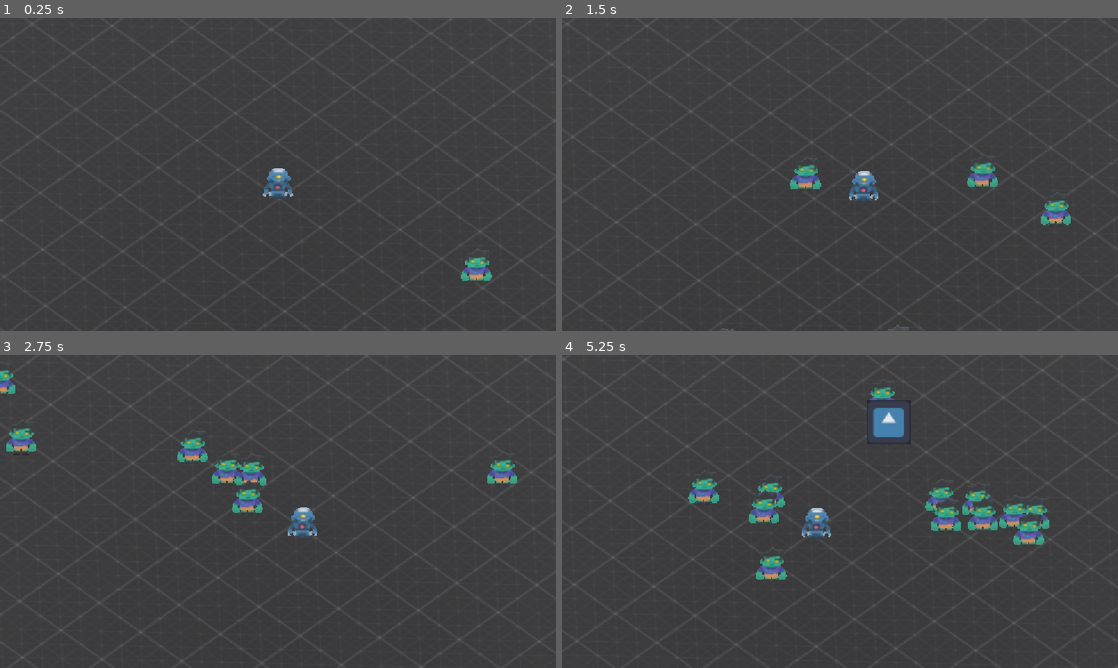
Above: before the commit, frames 1-4 (two rows, left to right).
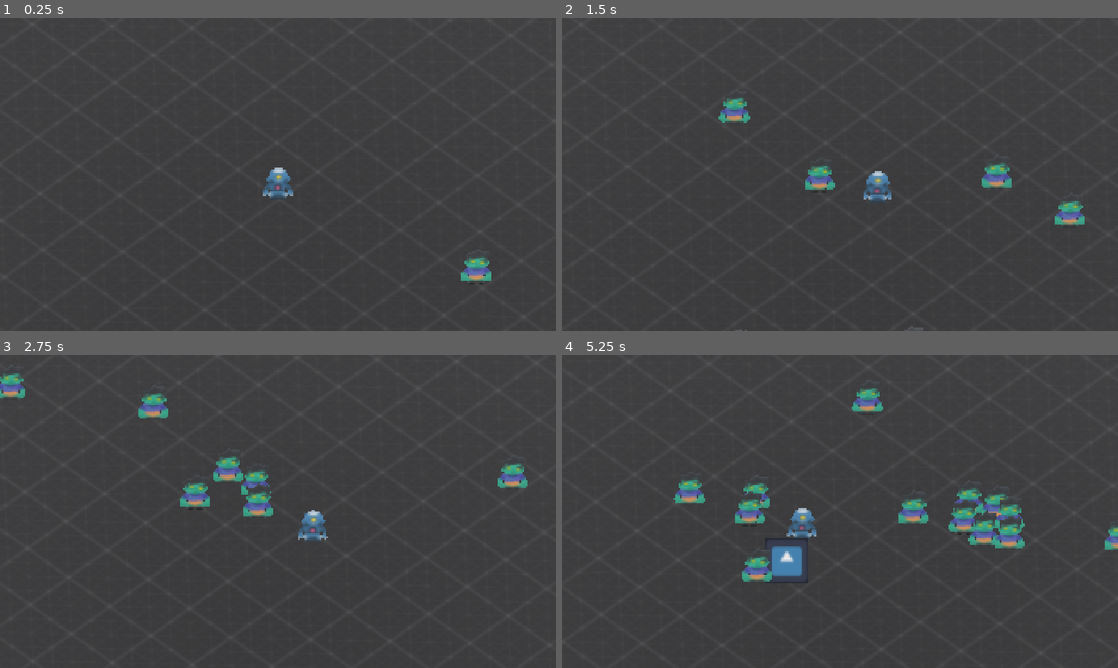
Above: after the commit, the same moments.

Repository: Ollenat/DontFallForTheBugs
Game: Godot game, scene res://scenes/test.tscn
Same seed, same stepped clock (60 frames per second), same inputs: the game is played once before the commit and once after it. This scene is started directly instead of the project's main scene. The engine's default icon, where the game draws it, is replaced by a stand-in: a white triangle on a blue panel in a dark square.
Inputs:
- Up to frame 1 (0.25 s): no input
- Up to frame 2 (1.5 s): hold D (move_right) 0.53-1.28 s; hold S (move_down) from 1.28 s (still down)
- Up to frame 3 (2.75 s): release S (move_down) at 2.03 s; hold D (move_right) from 2.03 s (still down)
- Up to frame 4 (5.25 s): release D (move_right) at 2.78 s; hold W (move_up) 2.78-3.53 s; hold A (move_left) 3.53-5.03 s; hold S (move_down) from 5.03 s (still down)

The runs differ from the first frame. In frame 1, 0.2% of the frame differs, in the area x 47-89%, y 47-85%; in frame 2, 2.5%; in frame 3, 3.8%; in frame 4, 6.6%, in the area x 0-100%, y 0-100%.

Commit message:
Moved movement into a component and out of player

Diff:
--- a/project.godot
+++ b/project.godot
@@ -17,8 +17,9 @@
 
 [display]
 
+window/size/viewport_width=1920
+window/size/viewport_height=1080
 window/stretch/mode="canvas_items"
-window/stretch/aspect="expand"
 window/vsync/vsync_mode=0
 
 [dotnet]
--- a/scenes/player.tscn
+++ b/scenes/player.tscn
@@ -2,6 +2,10 @@
 
 [ext_resource type="Script" uid="uid://17k8enhf6tui" path="res://scripts/player.gd" id="1_g2els"]
 [ext_resource type="Material" uid="uid://ba5hc5c6roymc" path="res://materials/PlayerMaterial.tres" id="2_g2els"]
+[ext_resource type="Script" uid="uid://b0gsvjudddas2" path="res://scripts/Components/ClosestEntityComponent.gd" id="3_tuyoq"]
+[ext_resource type="Script" uid="uid://cdluj7yafnmrg" path="res://scripts/Components/AutoFireComponent.gd" id="4_fjrip"]
+[ext_resource type="PackedScene" uid="uid://dfuhg62lmdh0c" path="res://scenes/straight_projectile.tscn" id="5_tuyoq"]
+[ext_resource type="Script" uid="uid://c326gf7jxfjtd" path="res://scripts/Components/MovementComponent.gd" id="6_tuyoq"]
 
 [sub_resource type="QuadMesh" id="QuadMesh_ksfn8"]
 material = ExtResource("2_g2els")
@@ -9,6 +13,9 @@
 [sub_resource type="CapsuleShape3D" id="CapsuleShape3D_qnpof"]
 radius = 0.26416016
 height = 0.6963501
+
+[sub_resource type="SphereShape3D" id="SphereShape3D_dqkch"]
+radius = 6.549458
 
 [node name="Player" type="CharacterBody3D" unique_id=1322533949]
 script = ExtResource("1_g2els")
@@ -20,3 +27,24 @@
 [node name="CollisionShape3D" type="CollisionShape3D" parent="." unique_id=2056103626]
 transform = Transform3D(1, 0, 0, 0, 1, 0, 0, 0, 1, 0, 0.41776145, 0)
 shape = SubResource("CapsuleShape3D_qnpof")
+
+[node name="ClosestEntityComponent" type="Area3D" parent="." unique_id=1160266600]
+transform = Transform3D(1, 0, 0, 0, 1, 0, 0, 0, 1, 0, 0.41776145, 0)
+collision_layer = 0
+collision_mask = 8
+script = ExtResource("3_tuyoq")
+metadata/_custom_type_script = "uid://b0gsvjudddas2"
+
+[node name="CollisionShape3D" type="CollisionShape3D" parent="ClosestEntityComponent" unique_id=286368150]
+shape = SubResource("SphereShape3D_dqkch")
+
+[node name="AutoFireComponent" type="Node3D" parent="." unique_id=1065253758 node_paths=PackedStringArray("closest_entity_component")]
+script = ExtResource("4_fjrip")
+projectile_scene = ExtResource("5_tuyoq")
+closest_entity_component = NodePath("../ClosestEntityComponent")
+metadata/_custom_type_script = "uid://cdluj7yafnmrg"
+
+[node name="MovementComponent" type="Node" parent="." unique_id=1771126397 node_paths=PackedStringArray("body")]
+script = ExtResource("6_tuyoq")
+body = NodePath("..")
+metadata/_custom_type_script = "uid://c326gf7jxfjtd"
--- a/scenes/test.tscn
+++ b/scenes/test.tscn
@@ -2,15 +2,9 @@
 
 [ext_resource type="Script" uid="uid://cuiv74tju5gh" path="res://scripts/scatter.gd" id="1_at5dv"]
 [ext_resource type="PackedScene" uid="uid://bloqgrua0hxmo" path="res://scenes/player.tscn" id="2_bl13t"]
-[ext_resource type="Script" uid="uid://b0gsvjudddas2" path="res://scripts/ClosestEntityComponent.gd" id="3_iyx0m"]
 [ext_resource type="PackedScene" uid="uid://cr602201s6jea" path="res://scenes/enemy.tscn" id="4_74lek"]
 [ext_resource type="Texture2D" uid="uid://dcxuh0uficnl5" path="res://textures/PNG/Dark/texture_04.png" id="4_j5jx5"]
-[ext_resource type="Script" uid="uid://cjykh2us57ml5" path="res://scripts/SmoothFollowComponent.gd" id="5_j5jx5"]
-[ext_resource type="Script" uid="uid://cdluj7yafnmrg" path="res://scripts/AutoFireComponent.gd" id="5_jcd4p"]
-[ext_resource type="PackedScene" uid="uid://dfuhg62lmdh0c" path="res://scenes/straight_projectile.tscn" id="6_uacia"]
-
-[sub_resource type="SphereShape3D" id="SphereShape3D_qt3ec"]
-radius = 5.162892
+[ext_resource type="Script" uid="uid://cjykh2us57ml5" path="res://scripts/Components/SmoothFollowComponent.gd" id="5_j5jx5"]
 
 [sub_resource type="StandardMaterial3D" id="StandardMaterial3D_mf4mk"]
 albedo_texture = ExtResource("4_j5jx5")
@@ -28,25 +22,8 @@
 enemy_scene = ExtResource("4_74lek")
 player_scene = NodePath("Player")
 
-[node name="Player" parent="." unique_id=1322533949 node_paths=PackedStringArray("camera") instance=ExtResource("2_bl13t")]
+[node name="Player" parent="." unique_id=1322533949 instance=ExtResource("2_bl13t")]
 transform = Transform3D(1, 0, 0, 0, 1, 0, 0, 0, 1, 0, 0.013251185, 0)
-camera = NodePath("../SmoothFollowComponent/Camera3D")
-
-[node name="ClosestEntityComponent" type="Area3D" parent="Player" unique_id=639306235]
-collision_layer = 0
-collision_mask = 8
-script = ExtResource("3_iyx0m")
-metadata/_custom_type_script = "uid://b0gsvjudddas2"
-
-[node name="CollisionShape3D" type="CollisionShape3D" parent="Player/ClosestEntityComponent" unique_id=1194153106]
-shape = SubResource("SphereShape3D_qt3ec")
-
-[node name="AutoFireComponent" type="Node3D" parent="Player" unique_id=564567268 node_paths=PackedStringArray("closest_entity_component")]
-transform = Transform3D(1, 0, 0, 0, 1, 0, 0, 0, 1, 0, 0.8166678, 0)
-script = ExtResource("5_jcd4p")
-projectile_scene = ExtResource("6_uacia")
-closest_entity_component = NodePath("../ClosestEntityComponent")
-metadata/_custom_type_script = "uid://cdluj7yafnmrg"
 
 [node name="Plane" type="MeshInstance3D" parent="." unique_id=9169041]
 transform = Transform3D(3.014987, 0, 0, 0, 1.0000008, 0, 0, 0, 2.8753734, -0.44517255, 0, -0.44577932)
@@ -62,7 +39,6 @@
 transform = Transform3D(1, 0, 0, 0, 1, 0, 0, 0, 1, 0, 0.013251185, 0)
 script = ExtResource("5_j5jx5")
 target = NodePath("../Player")
-smoothness = 0.1
 metadata/_custom_type_script = "uid://cjykh2us57ml5"
 
 [node name="Camera3D" type="Camera3D" parent="SmoothFollowComponent" unique_id=1143918028]
--- /dev/null
+++ b/scripts/Components/MovementComponent.gd
@@ -0,0 +1,48 @@
+extends Node
+class_name MovementComponent
+
+@export var body: CharacterBody3D
+
+@export var move_speed: float = 7.0
+@export var acceleration: float = 14.0
+@export var friction: float = 10.0
+
+var gravity: float = ProjectSettings.get_setting("physics/3d/default_gravity")
+
+func _physics_process(delta: float) -> void:
+	# 1. Apply gravity
+	if not body.is_on_floor():
+		body.velocity.y -= gravity * delta
+
+	# 2. Get directional input vector (-1 to 1 on X and Y)
+	var input_dir: Vector2 = Input.get_vector("move_left", "move_right", "move_up", "move_down")
+
+	# 3. Extract the camera's basis vectors and flatten them to the XZ plane
+	var camera := get_viewport().get_camera_3d()
+	var basis := camera.global_basis if camera else body.global_basis
+	var cam_forward: Vector3 = - basis.z
+	var cam_right: Vector3 = basis.x
+
+	# Zero out pitch/vertical tilt
+	cam_forward.y = 0.0
+	cam_right.y = 0.0
+
+	# Re-normalize to prevent slow movement when looking steep up or down
+	cam_forward = cam_forward.normalized()
+	cam_right = cam_right.normalized()
+
+	# 4. Compute target ground direction
+	var target_direction: Vector3 = (cam_right * input_dir.x + cam_forward * -input_dir.y).normalized()
+
+	# 5. Smoothly apply horizontal acceleration/friction
+	var target_velocity_xz: Vector3 = target_direction * move_speed
+	var current_velocity_xz: Vector3 = Vector3(body.velocity.x, 0.0, body.velocity.z)
+
+	var rate: float = acceleration if target_direction.length_squared() > 0.0 else friction
+	var blend: Vector3 = current_velocity_xz.move_toward(target_velocity_xz, rate * delta)
+
+	body.velocity.x = blend.x
+	body.velocity.z = blend.z
+
+	# 6. Execute motion and collisions
+	body.move_and_slide()
--- a/scripts/player.gd
+++ b/scripts/player.gd
@@ -1,45 +1,5 @@
 extends CharacterBody3D
 
-@export var move_speed: float = 7.0
-@export var acceleration: float = 14.0
-@export var friction: float = 10.0
-
-@export var camera: Camera3D
-
-var gravity: float = ProjectSettings.get_setting("physics/3d/default_gravity")
-
-func _physics_process(delta: float) -> void:
-	# 1. Apply gravity
-	if not is_on_floor():
-		velocity.y -= gravity * delta
-
-	# 2. Get directional input vector (-1 to 1 on X and Y)
-	var input_dir: Vector2 = Input.get_vector("move_left", "move_right", "move_up", "move_down")
-
-	# 3. Extract the camera's basis vectors and flatten them to the XZ plane
-	var cam_forward: Vector3 = -camera.global_transform.basis.z
-	var cam_right: Vector3 = camera.global_transform.basis.x
-
-	# Zero out pitch/vertical tilt
-	cam_forward.y = 0.0
-	cam_right.y = 0.0
-
-	# Re-normalize to prevent slow movement when looking steep up or down
-	cam_forward = cam_forward.normalized()
-	cam_right = cam_right.normalized()
-
-	# 4. Compute target ground direction
-	var target_direction: Vector3 = (cam_right * input_dir.x + cam_forward * -input_dir.y).normalized()
-
-	# 5. Smoothly apply horizontal acceleration/friction
-	var target_velocity_xz: Vector3 = target_direction * move_speed
-	var current_velocity_xz: Vector3 = Vector3(velocity.x, 0.0, velocity.z)
-
-	var rate: float = acceleration if target_direction.length_squared() > 0.0 else friction
-	var blend: Vector3 = current_velocity_xz.move_toward(target_velocity_xz, rate * delta)
-
-	velocity.x = blend.x
-	velocity.z = blend.z
-
-	# 6. Execute motion and collisions
-	move_and_slide()
+@export var health: HealthComponent
+@export var auto_fire: AutoFireComponent
+@export var movement: MovementComponent
Renamed: scripts/AutoFireComponent.gd -> scripts/Components/AutoFireComponent.gd
Renamed: scripts/AutoFireComponent.gd.uid -> scripts/Components/AutoFireComponent.gd.uid
Renamed: scripts/ClosestEntityComponent.gd -> scripts/Components/ClosestEntityComponent.gd
Renamed: scripts/ClosestEntityComponent.gd.uid -> scripts/Components/ClosestEntityComponent.gd.uid
Renamed: scripts/HealthComponent.gd -> scripts/Components/HealthComponent.gd
Renamed: scripts/HealthComponent.gd.uid -> scripts/Components/HealthComponent.gd.uid
Not shown, added: scripts/Components/MovementComponent.gd.uid
Renamed: scripts/SmoothFollowComponent.gd -> scripts/Components/SmoothFollowComponent.gd
Renamed: scripts/SmoothFollowComponent.gd.uid -> scripts/Components/SmoothFollowComponent.gd.uid
Renamed: scripts/StraightProjectileComponent.gd -> scripts/Components/StraightProjectileComponent.gd
Renamed: scripts/StraightProjectileComponent.gd.uid -> scripts/Components/StraightProjectileComponent.gd.uid
